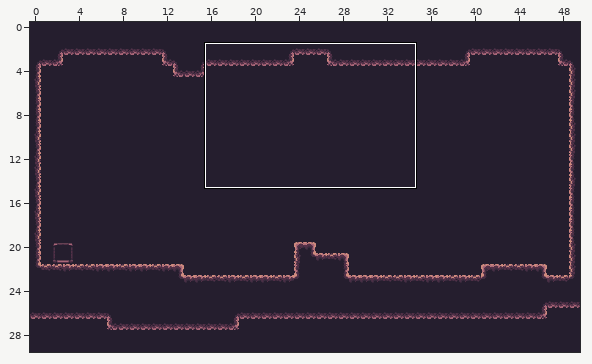
An edit to a level. Tiled map, Assets/SuperTiledUnity/Import/Level2_1_TiledMapEditor.tmx. The first picture is a wide view before the edit; the outline marks the close-up.
Close-up. The starting point:
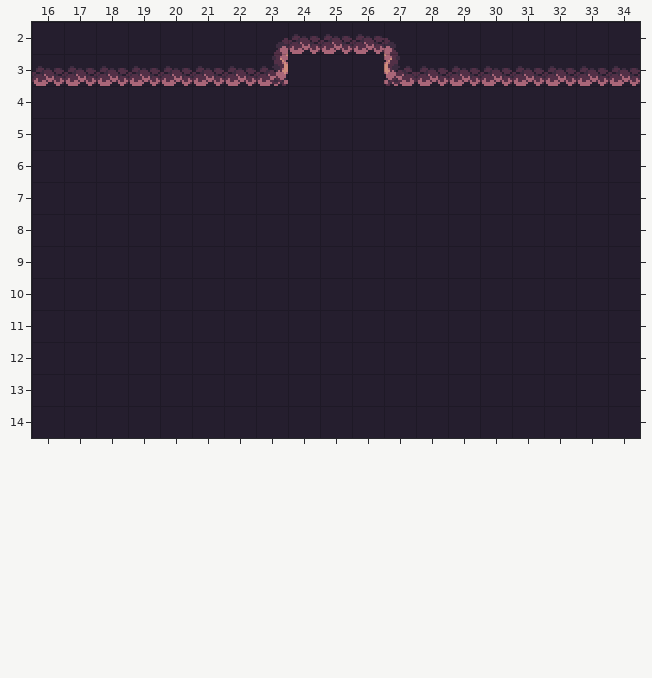
Cells are 16x16 px. Shown: x 16..34, y 2..14. The commit also changed other parts of the map, which this record leaves out.
Once edited:
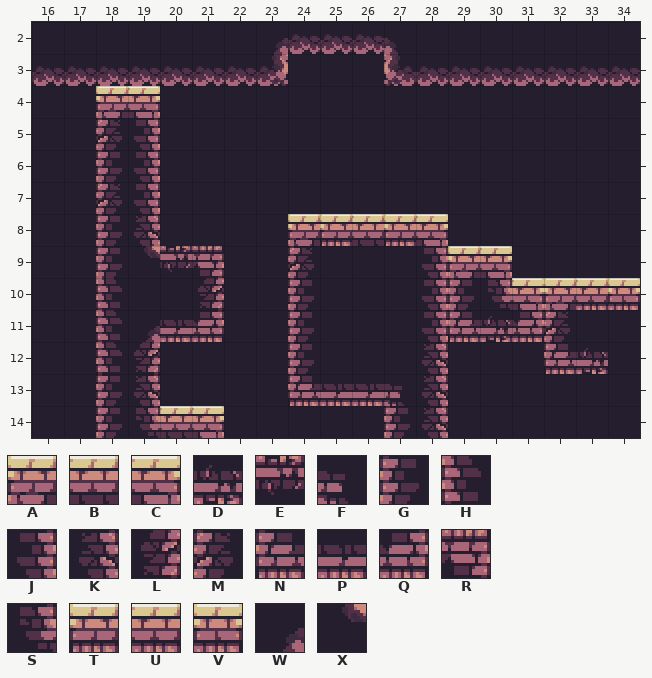
Key: from "desert-ruins_adjust": A 17, B 18, C 19, D 22, E 22 flipped up-down, F 23, G 33, H 33 flipped up-down, J 35, K 37, L 37 flipped up-down, M 39, N 49, P 50, Q 51, R 51 flipped up-down, S 53, T 65, U 66, V 68, W 133, X 165.
_ is an empty cell.
Tiles of an added or newly shown layer are drawn over the layers below it.
Edits made:
Layer "Platform" (added):
y 4: x 18..19 __ -> AC
y 5: x 18..19 __ -> MJ
y 6: x 18..19 __ -> GJ
y 7: x 18..19 __ -> MJ
y 8: x 18..19 __ -> GK; x 24..28 _____ -> ATBTC
y 9: x 18..21 ____ -> GXER; x 24 _ -> M; x 28..30 ___ -> JAC
y 10: x 18 _ -> H; x 21 _ -> L; x 24 _ -> G; x 28..34 _______ -> JGSCAUV
y 11: x 18..21 ____ -> HWPQ; x 24 _ -> G; x 28..32 _____ -> JNDQM
y 12: x 18..19 __ -> HL; x 24 _ -> G; x 28 _ -> K; x 32..33 __ -> ND
y 13: x 18..19 __ -> GK; x 24..28 _____ -> NPPFK
y 14: x 18..21 ____ -> GSBC; x 27..28 __ -> GK
Pixel boxes of the changes (left, top, right, bottom) in both close-ups:
added: (96, 86, 224, 438)
added: (288, 214, 640, 438)
